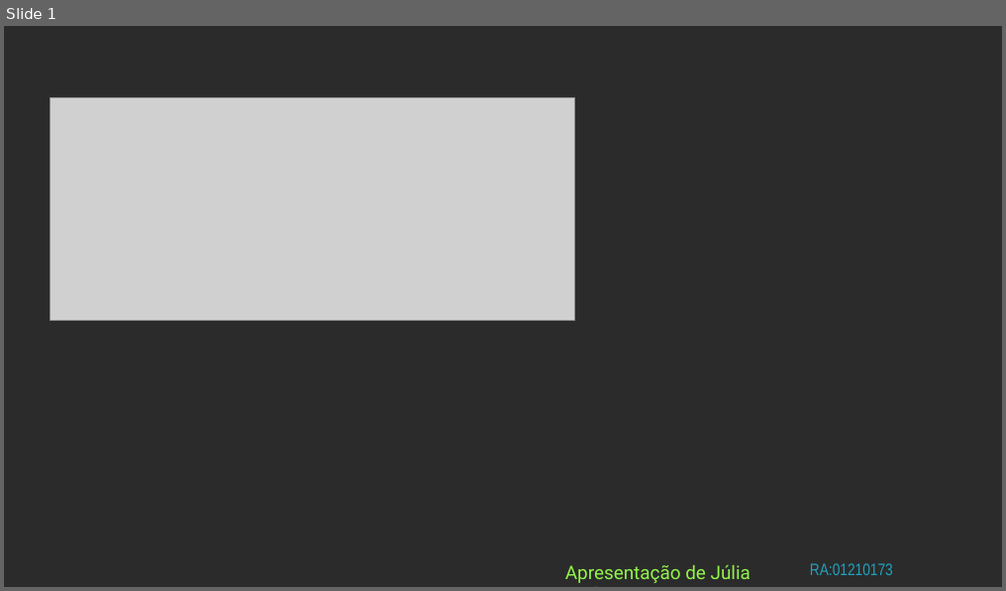
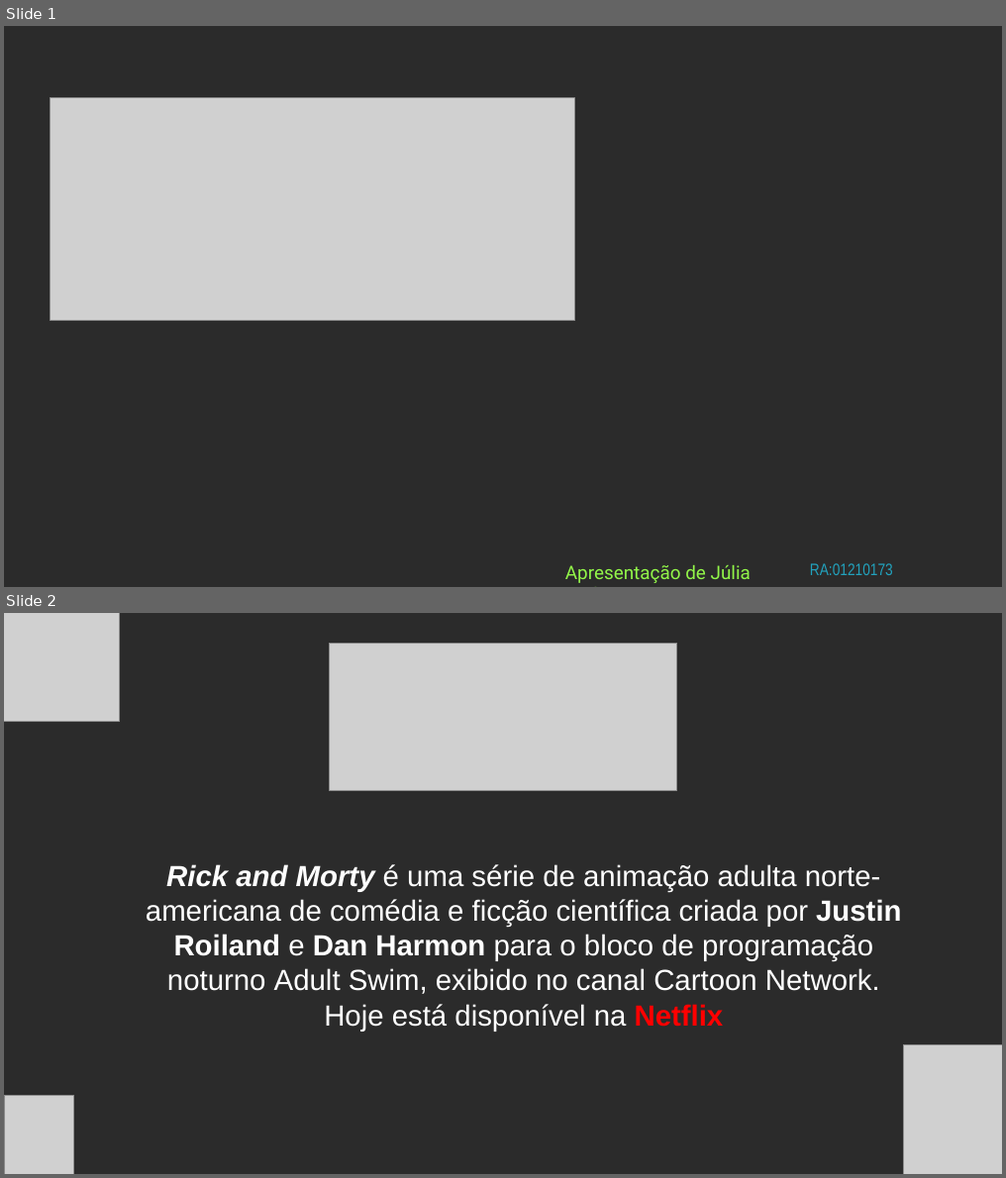
Before and after one commit to JuliaBudavicius/RickAndMoty, a slide deck: ProjetoIndividual/Apresentação.pptx. Shown one above the other, each under a label of ours: slide 1 before the commit, slides 1 and 2 after it. The pictures are 1006x591 and 1006x1178 pixels, drawn with LibreOffice and Linux fonts; fonts in the diff are those of the drawing; grey boxes stand for pictures; background and template pictures are left out; a plain dark background stands for a picture behind light text. Boxes give left, top, right and bottom in pixels: in the first picture for what was removed or moved away, otherwise in the second. Text is boxed around its words. In the diff, an @@ line names an element or a change of style, - is before the commit and + after.

```diff
--- a/ProjetoIndividual/Apresentação.pptx
+++ b/ProjetoIndividual/Apresentação.pptx
@@ slide 2 added at bbox=[4, 613, 1002, 1174], background picture (left out) @@
@@ picture added at bbox=[4, 613, 120, 722] @@
@@ picture added at bbox=[329, 643, 676, 790] @@
@@ text added at bbox=[146, 864, 901, 1032], 28 pt, text #FFFFFF @@
+Rick and Morty é uma série de animação adulta norte-americana de comédia e ficção científica criada por Justin Roiland e Dan Harmon para o bloco de programação noturno Adult Swim, exibido no canal Cartoon Network. Hoje está disponível na Netflix
@@ picture added at bbox=[904, 1045, 1002, 1174] @@
@@ picture added at bbox=[4, 1096, 73, 1174] @@
```
Also in this commit, not shown: 1 slide changed, 7 other slides added, 3 slides removed, 16 other files.
